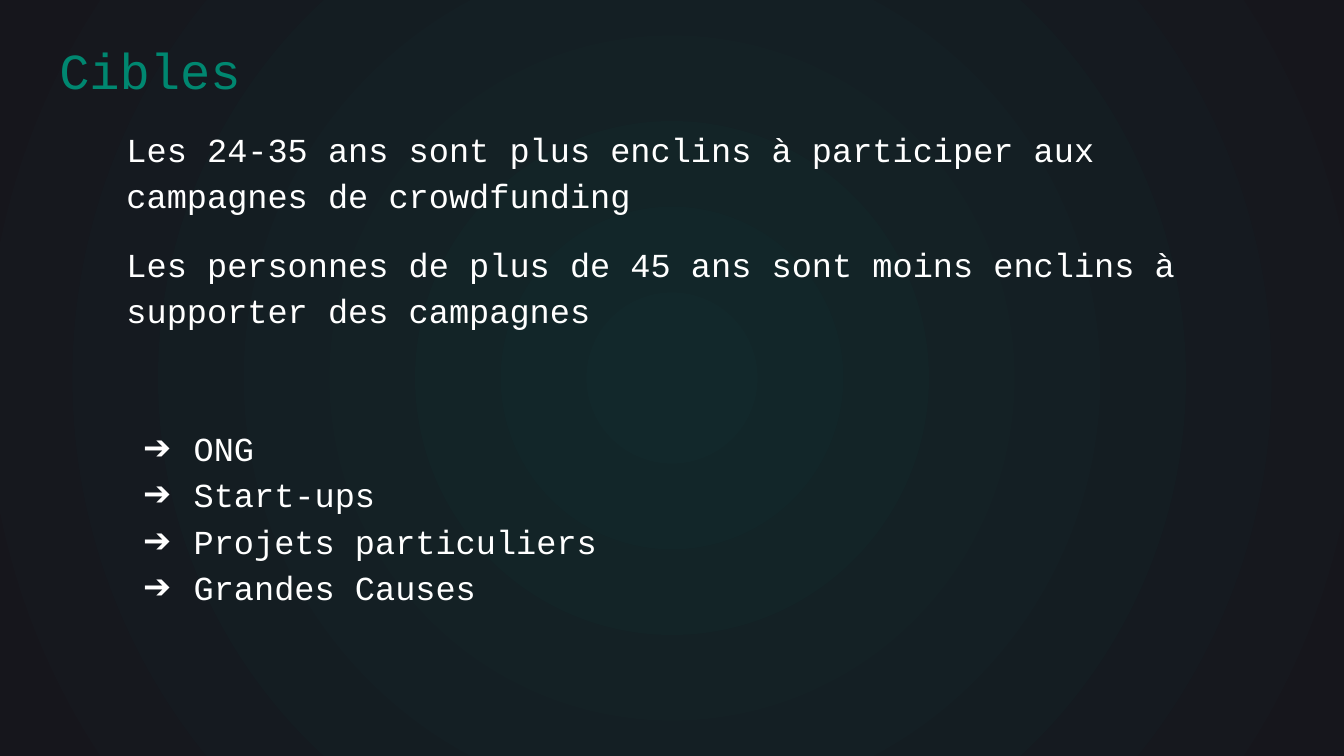
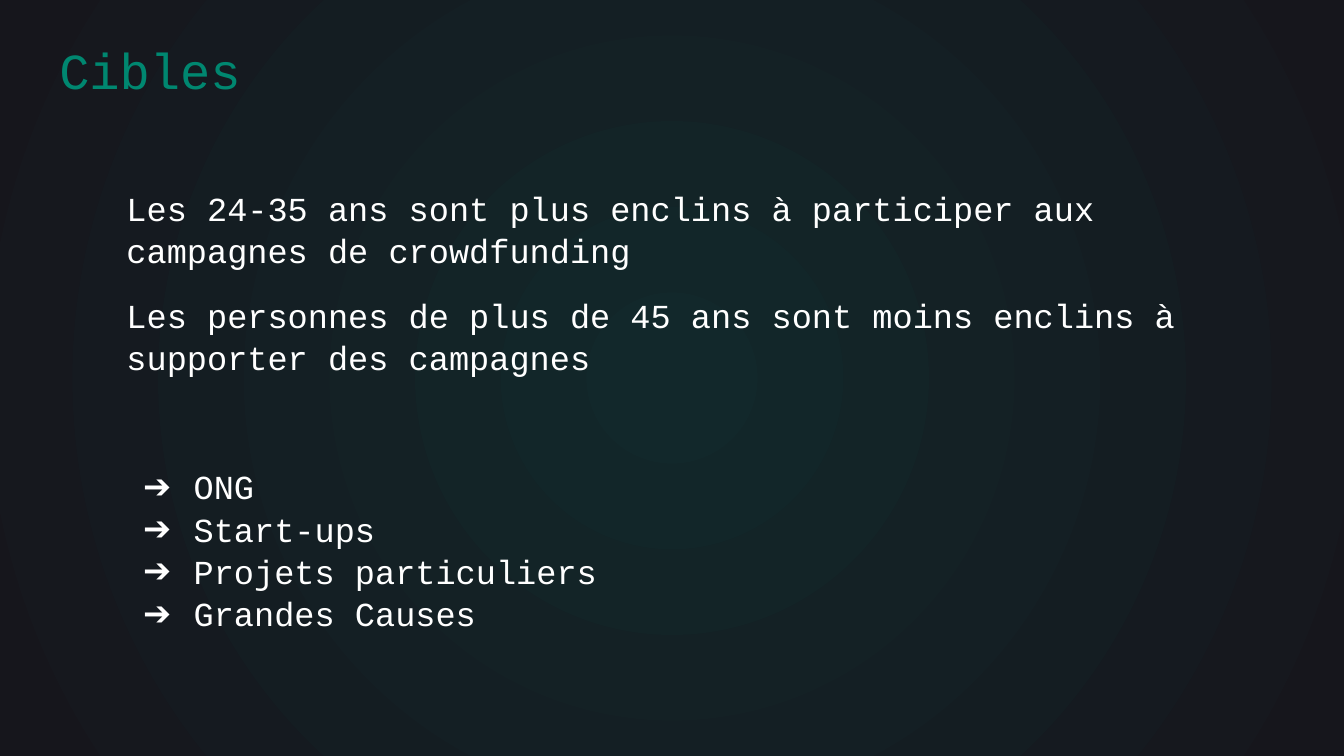
Before and after one commit to clement4saunier/FUNDSARESAFE, a slide deck: slide 10 of QuickStarter Pitch.pptx. Drawn at 1344x756 pixels with LibreOffice and Linux fonts; fonts in the diff are those of the drawing. Boxes give left, top, right and bottom in pixels: in the first picture for what was removed or moved away, otherwise in the second. Text is boxed around its words. In the diff, an @@ line names an element or a change of style, - is before the commit and + after.

```diff
--- a/QuickStarter Pitch.pptx
+++ b/QuickStarter Pitch.pptx
@@ text "Les 24-35 ans sont plus ..." at (x1=126, y1=196, x2=1175, y2=627): line spacing 1.15 to 1.05; more space between paragraphs @@
```
Also in this commit, not shown: 1 other slide changed.
